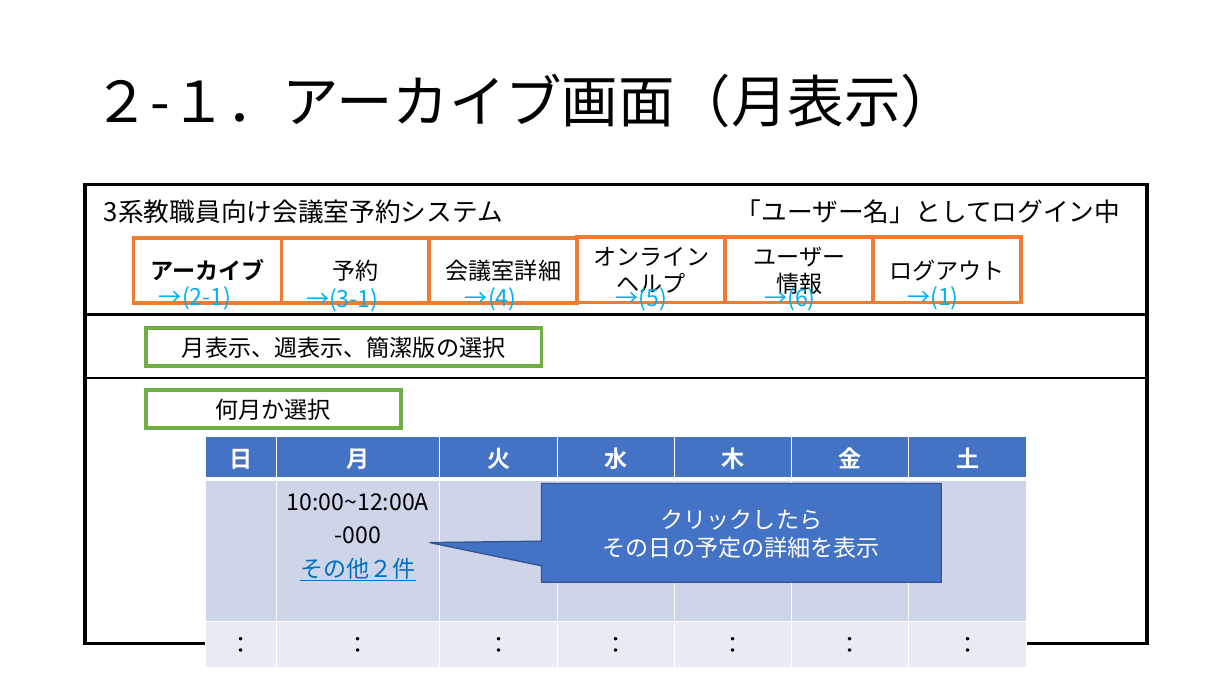
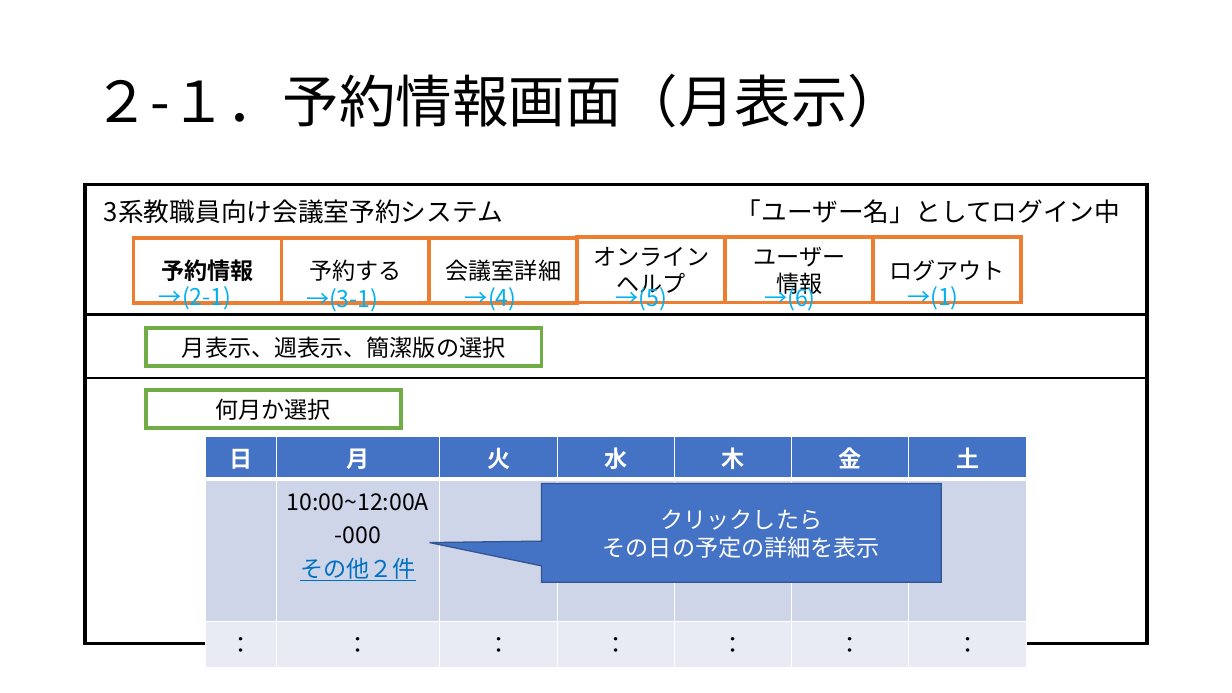
Before and after one commit to T1-2022/yoyaku, a slide deck: slide 2 of Design.pptx. Drawn at 1232x693 pixels with LibreOffice and Linux fonts; fonts in the diff are those of the drawing. Boxes give left, top, right and bottom in pixels: in the first picture for what was removed or moved away, otherwise in the second. Text is boxed around its words. In the diff, an @@ line names an element or a change of style, - is before the commit and + after.

Commit message:
画面名称の変更

```diff
--- a/Design.pptx
+++ b/Design.pptx
@@ title at bbox=[94, 74, 904, 128]: text changed @@
-２-１．アーカイブ画面（月表示）
+２-１．予約情報画面（月表示）
@@ text in rectangle at bbox=[161, 259, 253, 281]: text changed @@
-アーカイブ
+予約情報
@@ text in rectangle at bbox=[309, 259, 401, 281]: text changed @@
-予約
+予約する
```
Also in this commit, not shown: 8 other slides changed.
